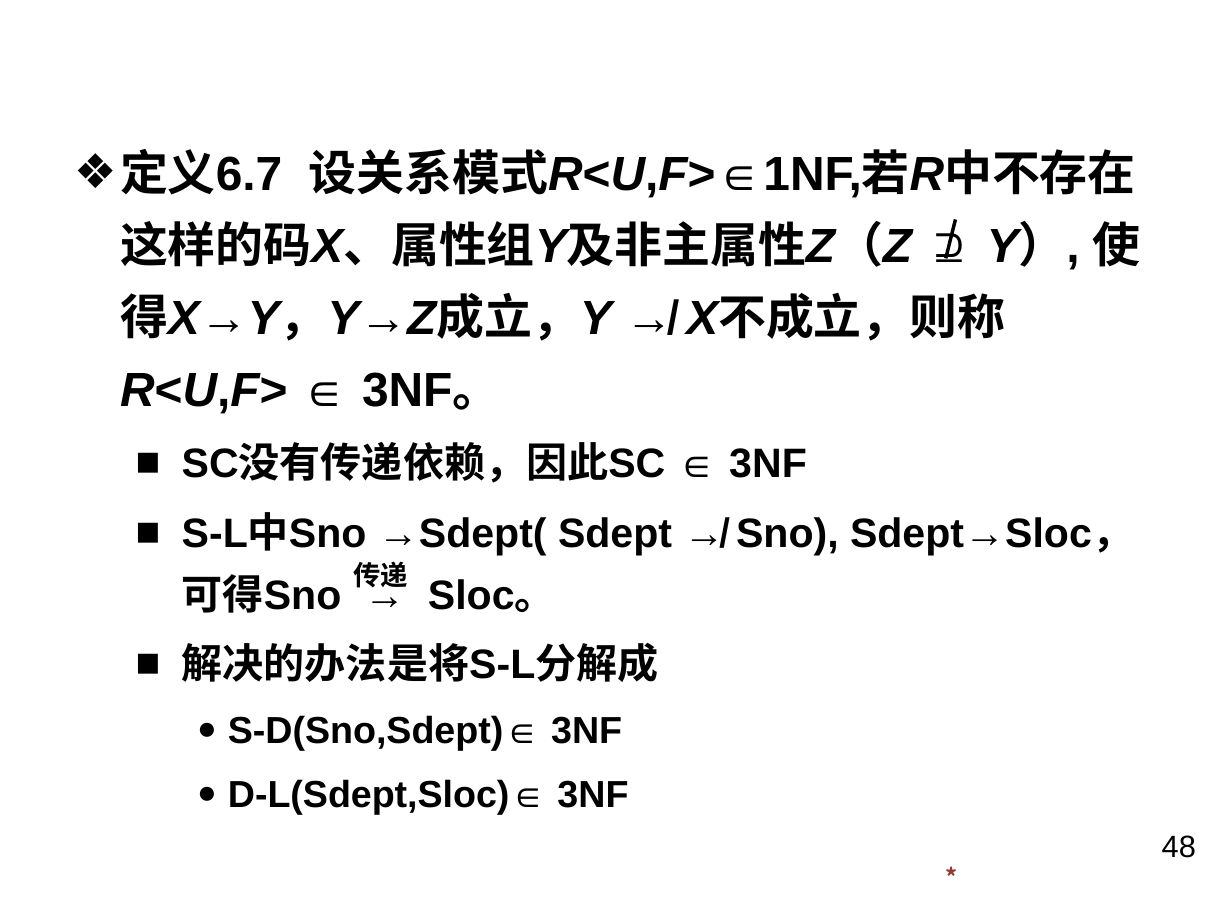
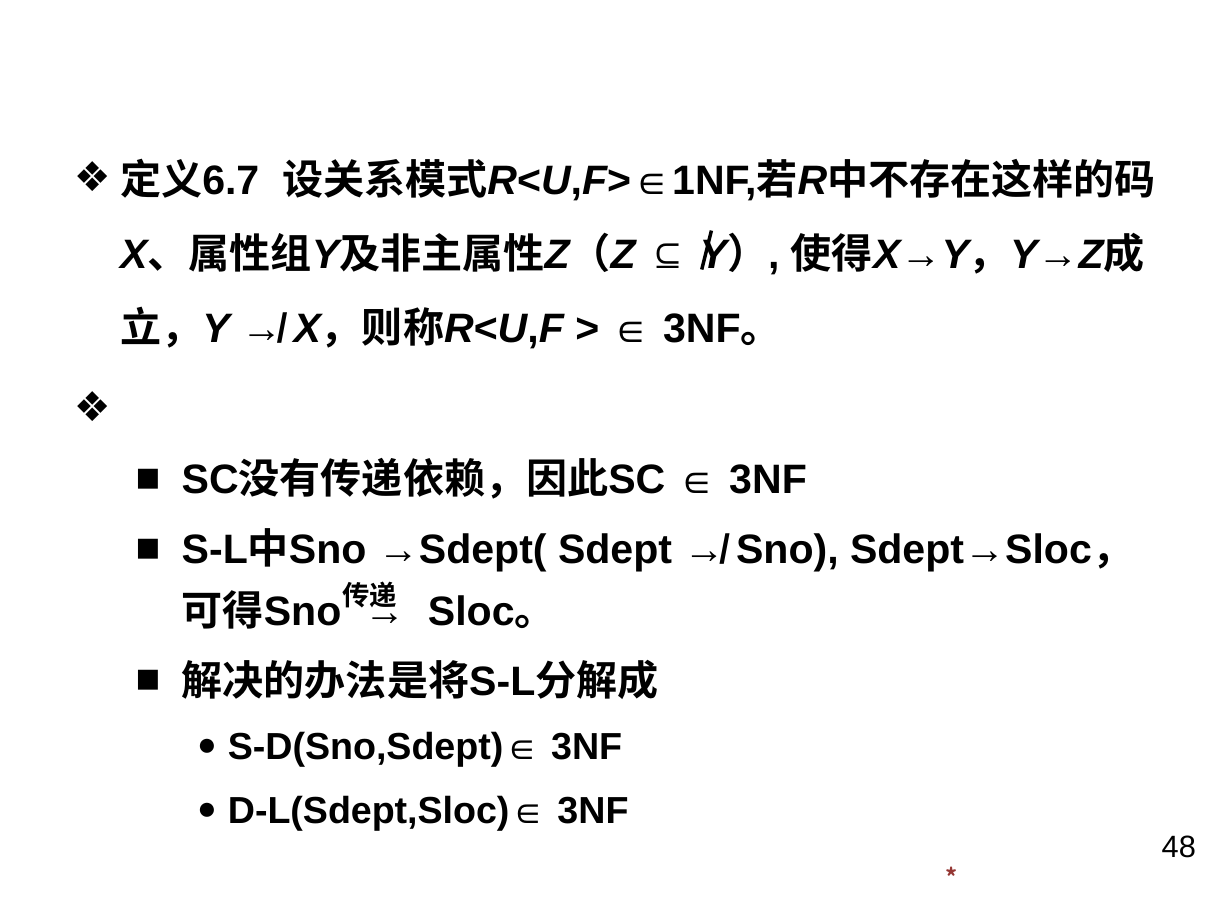
Before and after one commit to BlueVegetable/kejian, a slide deck: slide 48 of 数据库系统/第6章.pptx. Drawn at 1232x924 pixels with LibreOffice and Linux fonts; fonts in the diff are those of the drawing; background and template pictures are left out. Boxes give left, top, right and bottom in pixels: in the first picture for what was removed or moved away, otherwise in the second. Text is boxed around its words. In the diff, an @@ line names an element or a change of style, - is before the commit and + after.

```diff
--- a/数据库系统/第6章.pptx
+++ b/数据库系统/第6章.pptx
@@ text at [120, 158, 1156, 349]: text changed; size 28 to 24 pt @@
-❖ 定义6.7 设关系模式R<U,F>∈1NF,若R中不存在这样的码X、属性组Y及非主属性Z（Z ⊇ Y）, 使得X→Y，Y→Z成立，Y ↛ X不成立，则称R<U,F> ∈ 3NF。
+❖ 定义6.7 设关系模式R<U,F>∈1NF,若R中不存在这样的码X、属性组Y及非主属性Z（Z ⊆ Y）, 使得X→Y，Y→Z成立，Y ↛ X，则称R<U,F > ∈ 3NF。
@@ line moved from (956, 219) - (946, 259) to (711, 230) - (702, 270) @@
@@ text "传递": place and size @@
-text "传递" at [354, 561, 409, 588]
+text "传递" at [342, 581, 397, 608]
```
Also in this commit, not shown: 57 other slides changed, 1 slide added, 15 other files.
